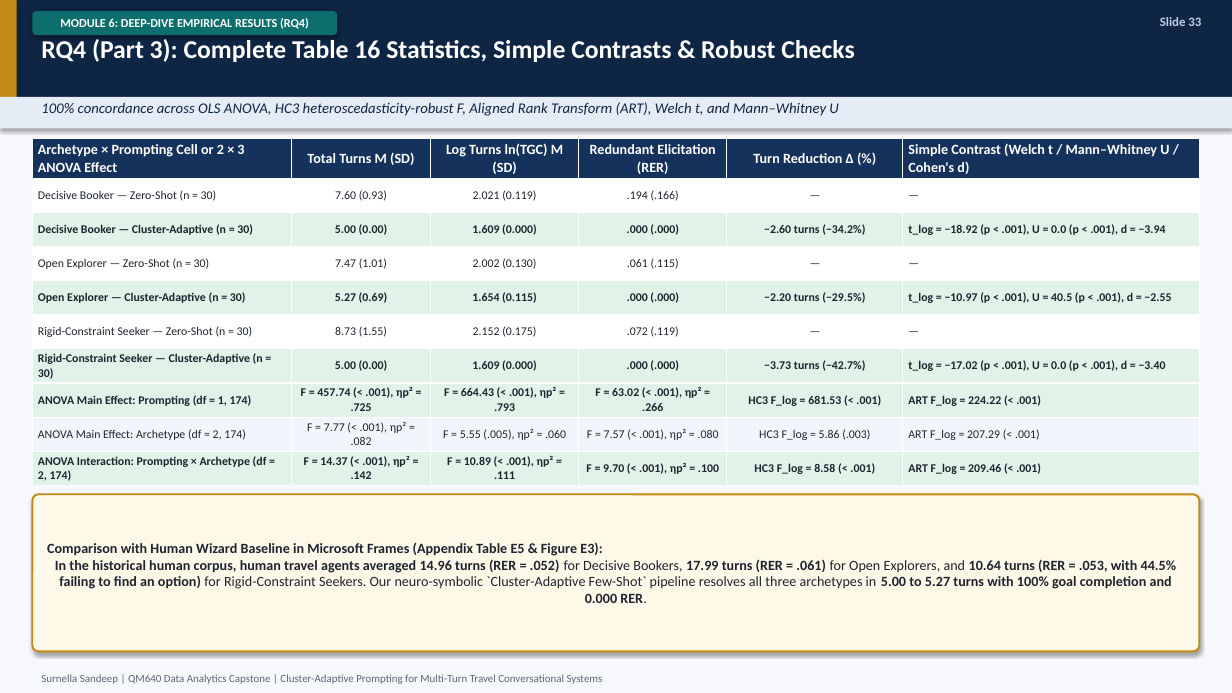
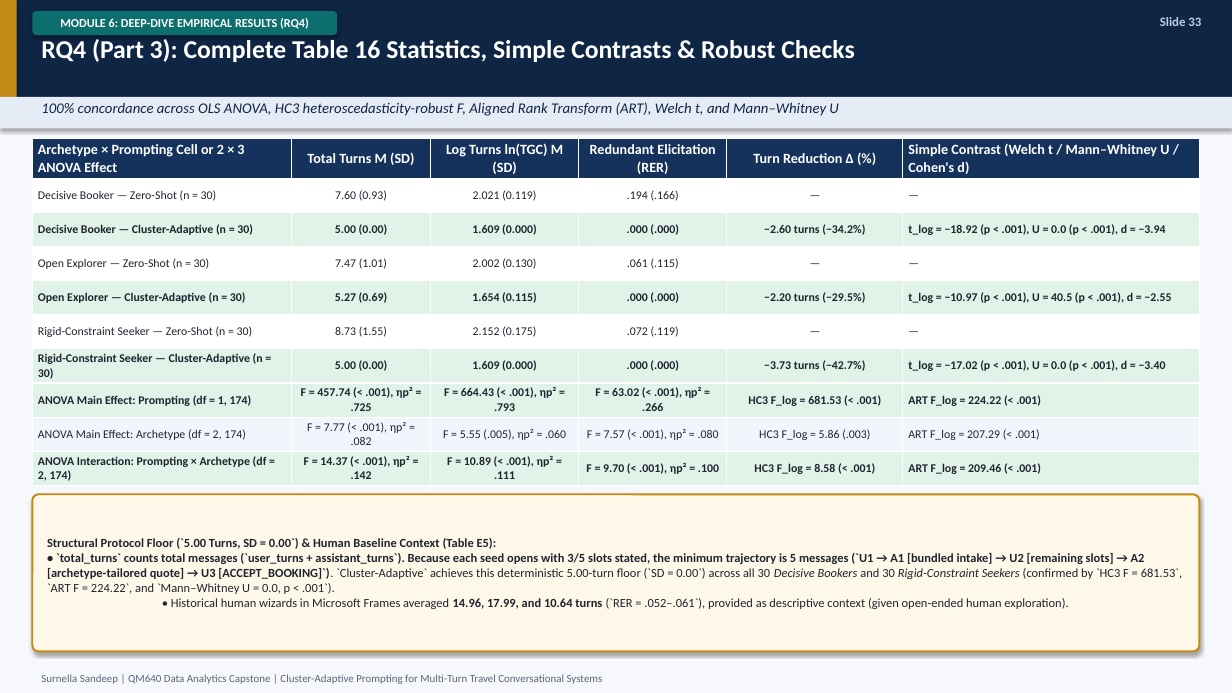
Before and after one commit to surnella/QM640-Dialogue-Clustering-Capstone, a slide deck: slide 33 of final/QM_640_Defense_Presentation_Sandeep_Surnella.pptx. Drawn at 1232x693 pixels with LibreOffice and Linux fonts; fonts in the diff are those of the drawing. Boxes give left, top, right and bottom in pixels: in the first picture for what was removed or moved away, otherwise in the second. Text is boxed around its words. In the diff, an @@ line names an element or a change of style, - is before the commit and + after.

Commit message:
Address reviewer feedback across report & PPT, add editable architecture/metrics and RQ ANOVA methodology decks

```diff
--- a/final/QM_640_Defense_Presentation_Sandeep_Surnella.pptx
+++ b/final/QM_640_Defense_Presentation_Sandeep_Surnella.pptx
@@ text in rounded rectangle at (x1=47, y1=538, x2=1182, y2=609): text changed; size 11 to 9.7 pt; bold off @@
-Comparison with Human Wizard Baseline in Microsoft Frames (Appendix Table E5 & Figure E3):
-In the historical human corpus, human travel agents averaged 14.96 turns (RER = .052) for Decisive Bookers, 17.99 turns (RER = .061) for Open Explorers, and 10.64 turns (RER = .053, with 44.5% failing to find an option) for Rigid-Constraint Seekers. Our neuro-symbolic `Cluster-Adaptive Few-Shot` pipeline resolves all three archetypes in 5.00 to 5.27 turns with 100% goal completion and 0.000 RER.
+Structural Protocol Floor (`5.00 Turns, SD = 0.00`) & Human Baseline Context (Table E5):
+• `total_turns` counts total messages (`user_turns + assistant_turns`). Because each seed opens with 3/5 slots stated, the minimum trajectory is 5 messages (`U1 → A1 [bundled intake] → U2 [remaining slots] → A2 [archetype-tailored quote] → U3 [ACCEPT_BOOKING]`). `Cluster-Adaptive` achieves this deterministic 5.00-turn floor (`SD = 0.00`) across all 30 Decisive Bookers and 30 Rigid-Constraint Seekers (confirmed by `HC3 F = 681.53`, `ART F = 224.22`, and `Mann–Whitney U = 0.0, p < .001`).
+• Historical human wizards in Microsoft Frames averaged 14.96, 17.99, and 10.64 turns (`RER = .052–.061`), provided as descriptive context (given open-ended human exploration).
```
Also in this commit, not shown: 21 other slides changed, 4 slides added, 16 other files.
